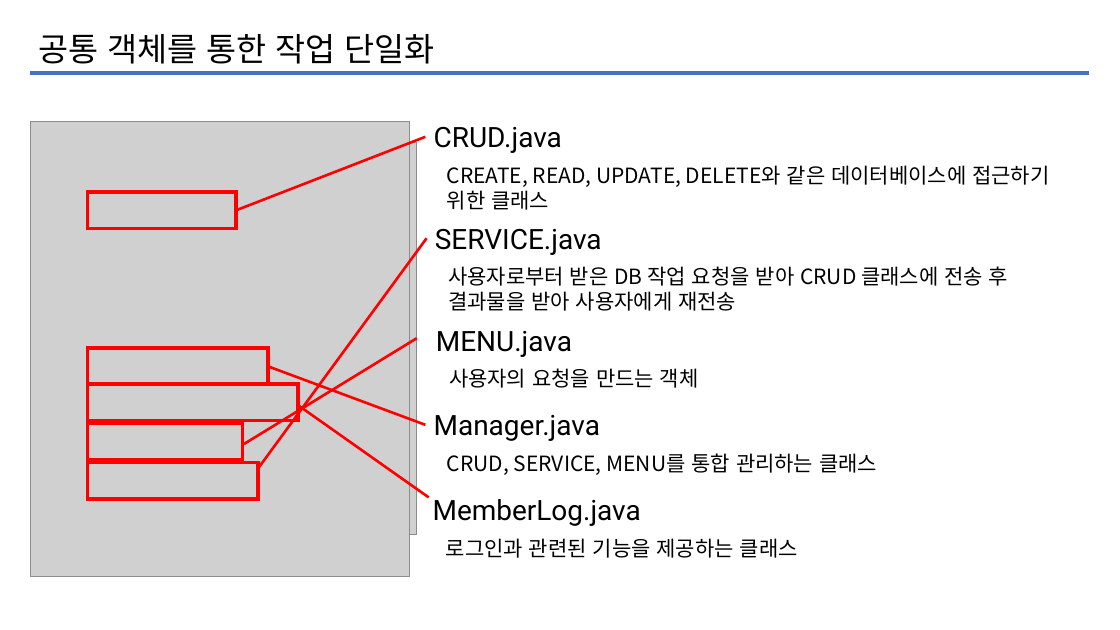
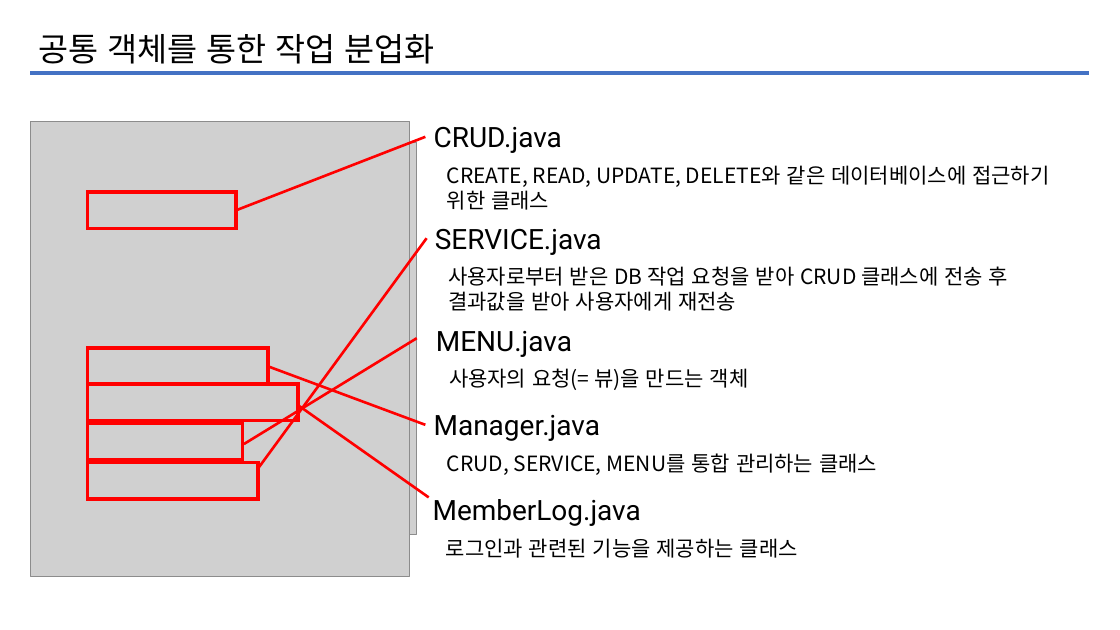
Before and after one commit to iuj09/InterestBook, a slide deck: slide 4 of KOSTAmini1/dogi.pptx (slide 2 before the commit). Drawn at 1120x630 pixels with LibreOffice and Linux fonts; fonts in the diff are those of the drawing; grey boxes stand for pictures. Boxes give left, top, right and bottom in pixels: in the first picture for what was removed or moved away, otherwise in the second. Text is boxed around its words. In the diff, an @@ line names an element or a change of style, - is before the commit and + after.

```diff
--- a/KOSTAmini1/dogi.pptx
+++ b/KOSTAmini1/dogi.pptx
@@ text at [38,34,435,64]: text changed @@
-공통 객체를 통한 작업 단일화
+공통 객체를 통한 작업 분업화
@@ text at [448,266,1008,311]: text changed @@
-사용자로부터 받은 DB 작업 요청을 받아 CRUD 클래스에 전송 후 결과물을 받아 사용자에게 재전송
+사용자로부터 받은 DB 작업 요청을 받아 CRUD 클래스에 전송 후 결과값을 받아 사용자에게 재전송
@@ text at [449,368,749,390]: text changed @@
-사용자의 요청을 만드는 객체
+사용자의 요청(= 뷰)을 만드는 객체
```
Also in this commit, not shown: 3 other slides changed, 13 slides added, 12 other files.
